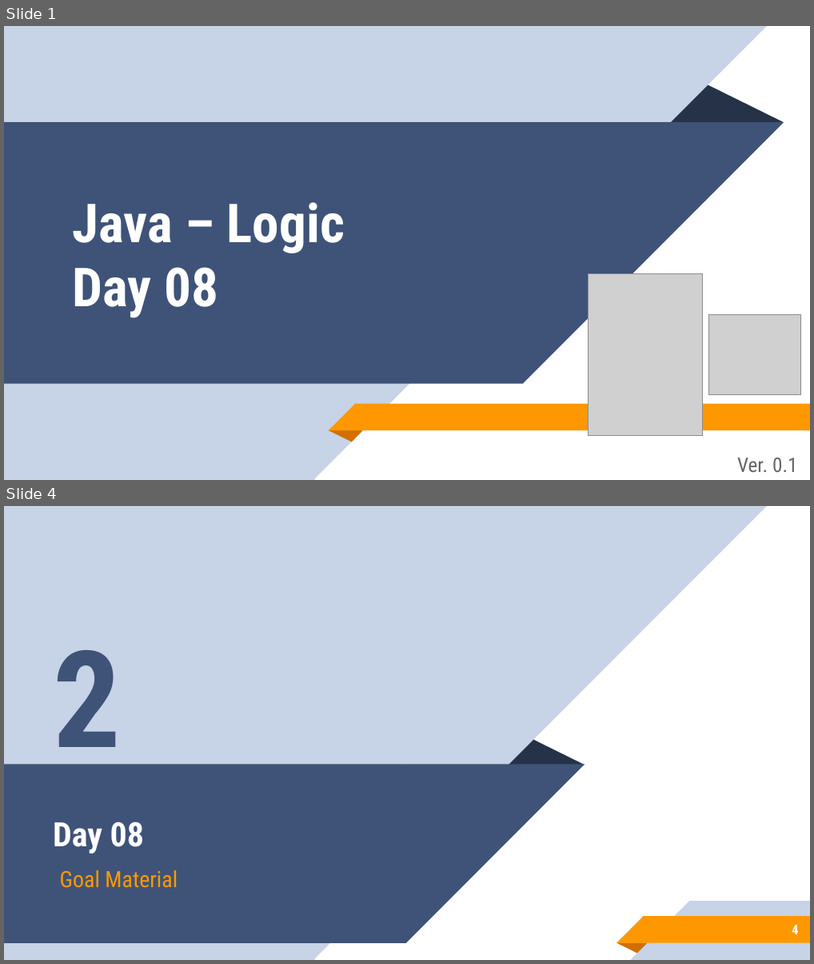
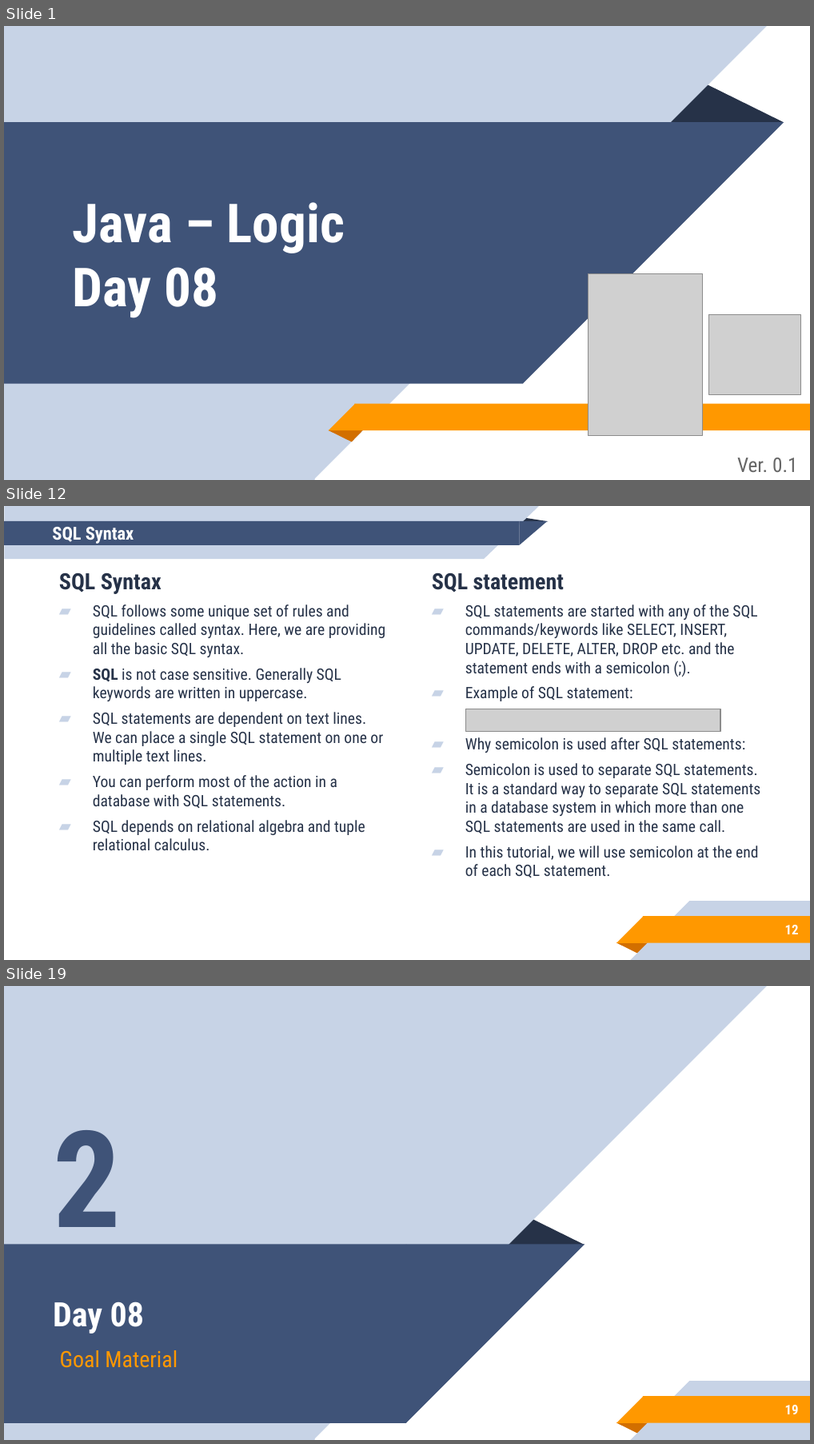
Before and after one commit to aronipurwanto/materi-xa, a slide deck: java/java-logic/Slide-Java-Logic-08.pptx. Shown one above the other, each under a label of ours: slides 1 and 4 before the commit, slides 1, 12 and 19 after it; the slides between them are not shown. The pictures are 814x964 and 814x1444 pixels, drawn with LibreOffice and Linux fonts; fonts in the diff are those of the drawing; grey boxes stand for pictures. Boxes give left, top, right and bottom in pixels: in the first picture for what was removed or moved away, otherwise in the second. Text is boxed around its words. In the diff, an @@ line names an element or a change of style, - is before the commit and + after.

```diff
--- a/java/java-logic/Slide-Java-Logic-08.pptx
+++ b/java/java-logic/Slide-Java-Logic-08.pptx
@@ slide 12 added at bbox=[4, 506, 810, 960], background #FFFFFF; not listed: 5 template elements that a slide beside it also shows @@
@@ title added at bbox=[52, 527, 134, 544], 16 pt, text #FFFFFF, bold @@
+SQL Syntax
@@ group added at bbox=[4, 506, 548, 560]: 2 rectangles, 2 right triangles, 1 triangle @@
@@ text added at bbox=[59, 573, 386, 850], 14 pt, text #263248 @@
+SQL Syntax
+▰ SQL follows some unique set of rules and guidelines called syntax. Here, we are providing all the basic SQL syntax.
+▰ SQL is not case sensitive. Generally SQL keywords are written in uppercase.
+▰ SQL statements are dependent on text lines. We can place a single SQL statement on one or multiple text lines.
+▰ You can perform most of the action in a database with SQL statements.
+▰ SQL depends on relational algebra and tuple relational calculus.
@@ text added at bbox=[432, 573, 761, 877], 14 pt, text #263248 @@
+SQL statement
+▰ SQL statements are started with any of the SQL commands/keywords like SELECT, INSERT, UPDATE, DELETE, ALTER, DROP etc. and the statement ends with a semicolon (;).
+▰ Example of SQL statement:
+▰ Why semicolon is used after SQL statements:
+▰ Semicolon is used to separate SQL statements. It is a standard way to separate SQL statements in a database system in which more than one SQL statements are used in the same call.
+▰ In this tutorial, we will use semicolon at the end of each SQL statement.
@@ picture added at bbox=[466, 709, 721, 731] @@
@@ page number added at bbox=[786, 924, 799, 934], 12 pt, text #FFFFFF, bold @@
+12
@@ what was slide 4 is now slide 19 @@
@@ page number at bbox=[786, 1404, 799, 1414]: text changed @@
-4
+19
```
Also in this commit, not shown: 1 slide changed, 15 other slides added, 1 slide removed, 21 other files.
